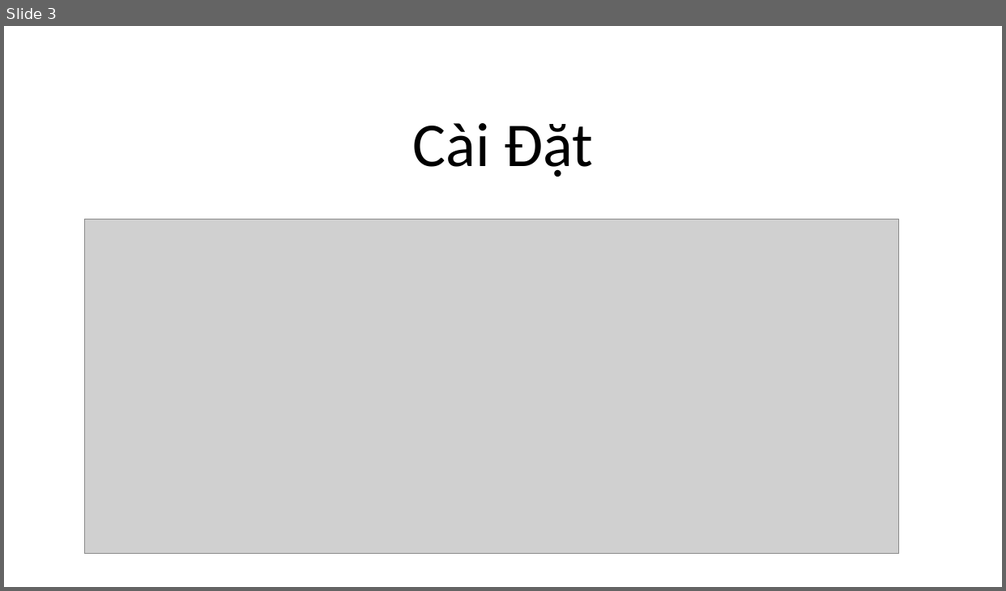
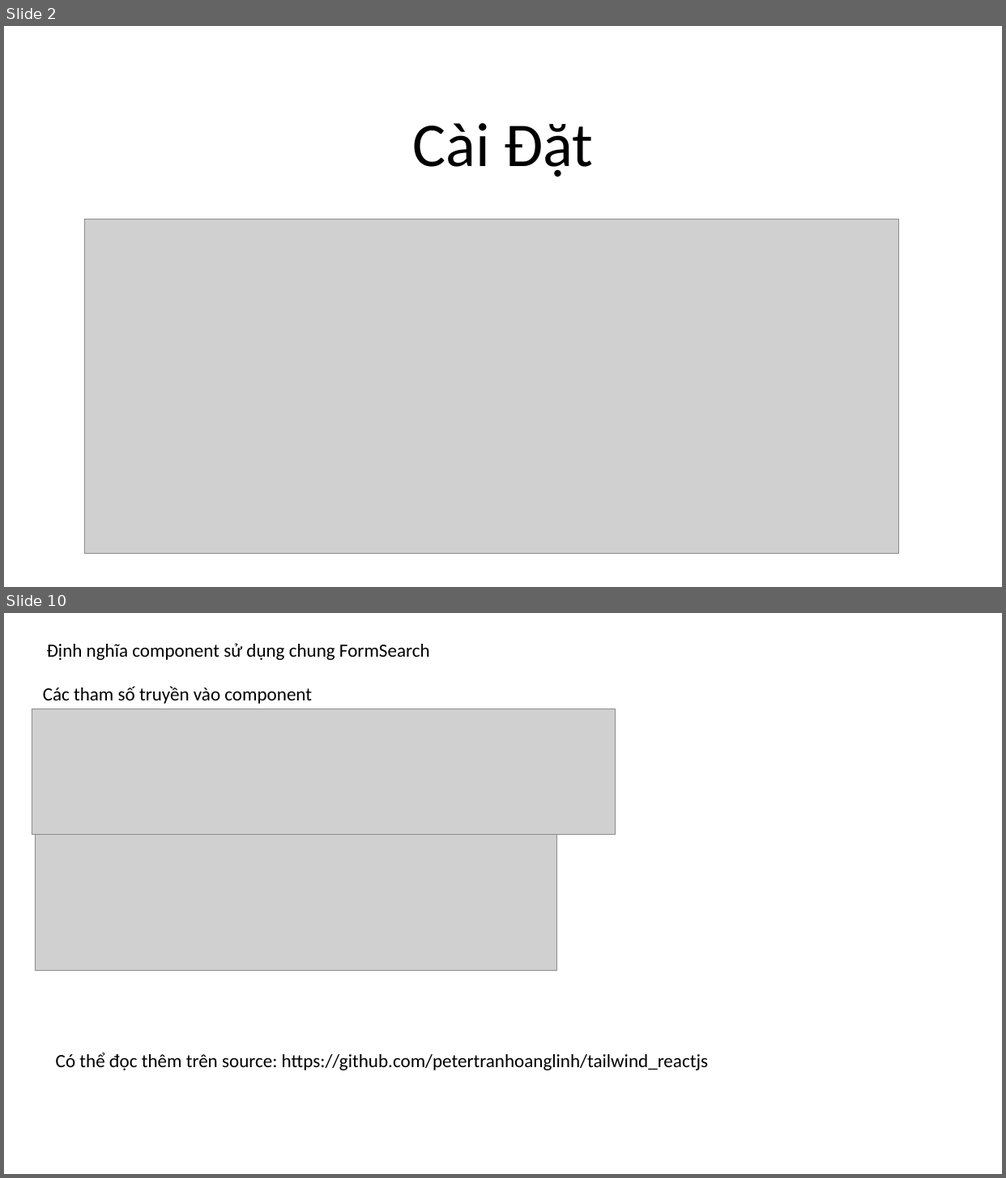
Before and after one commit to petertranhoanglinh/myoffice_demo, a slide deck: dos/React.pptx. Shown one above the other, each under a label of ours: slide 3 before the commit, slides 2 and 10 after it; the slides between them are not shown. The pictures are 1006x591 and 1006x1178 pixels, drawn with LibreOffice and Linux fonts; fonts in the diff are those of the drawing; grey boxes stand for pictures. Boxes give left, top, right and bottom in pixels: in the first picture for what was removed or moved away, otherwise in the second. Text is boxed around its words. In the diff, an @@ line names an element or a change of style, - is before the commit and + after.

```diff
--- a/dos/React.pptx
+++ b/dos/React.pptx
@@ slide 10 added at (4, 613, 1002, 1174), background #FFFFFF @@
@@ title added at (47, 643, 430, 660), 18 pt, text #000000 @@
+Định nghĩa component sử dụng chung FormSearch
@@ picture added at (32, 709, 616, 835) @@
@@ text added at (43, 686, 312, 704), 18 pt, text #000000 @@
+Các tham số truyền vào component
@@ picture added at (36, 834, 557, 970) @@
@@ text added at (56, 1053, 708, 1071), 18 pt, text #000000 @@
+Có thể đọc thêm trên source: https://github.com/petertranhoanglinh/tailwind_reactjs
@@ what was slide 3 is now slide 2 @@
```
Also in this commit, not shown: 1 slide changed, 7 other slides added, 14 slides removed, 5 other files.
